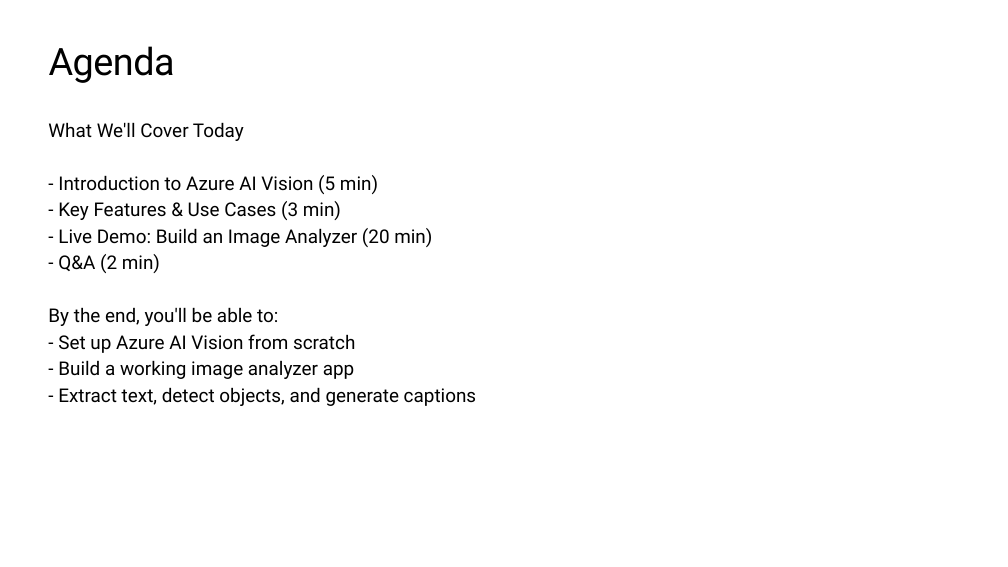
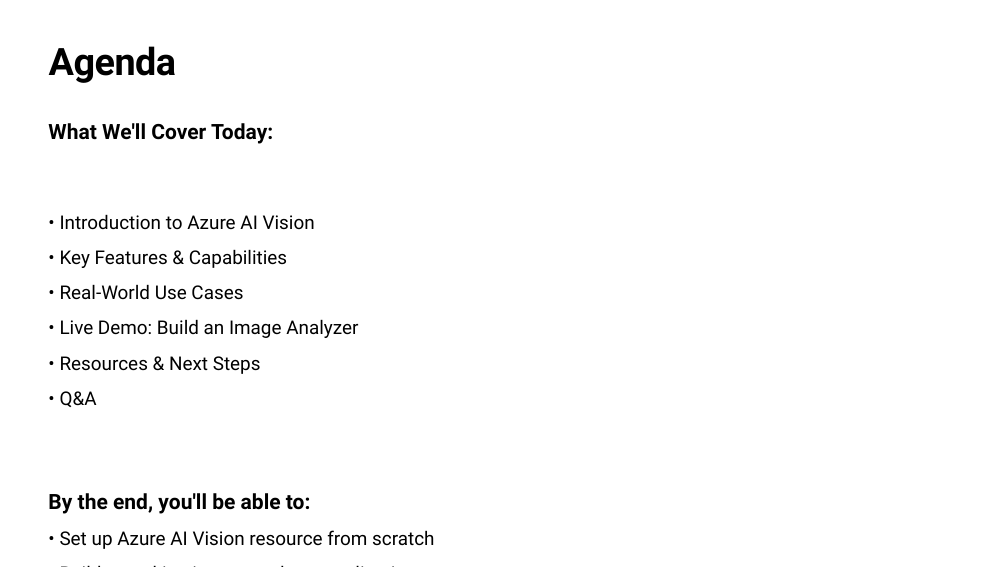
Before and after one commit to jainal09/azure-ai-vision-workshop, a slide deck: slide 4 of Azure_AI_Vision_Workshop.pptx. Drawn at 1008x567 pixels with LibreOffice and Linux fonts; fonts in the diff are those of the drawing; background and template pictures are left out. Boxes give left, top, right and bottom in pixels: in the first picture for what was removed or moved away, otherwise in the second. Text is boxed around its words. In the diff, an @@ line names an element or a change of style, - is before the commit and + after.

```diff
--- a/Azure_AI_Vision_Workshop.pptx
+++ b/Azure_AI_Vision_Workshop.pptx
@@ title "Agenda" at (x1=49, y1=46, x2=177, y2=83): bold on @@
@@ text at (x1=48, y1=123, x2=358, y2=407): text changed @@
-What We'll Cover Today
-- Introduction to Azure AI Vision (5 min)
-- Key Features & Use Cases (3 min)
-- Live Demo: Build an Image Analyzer (20 min)
-- Q&A (2 min)
+What We'll Cover Today:
+• Introduction to Azure AI Vision
+• Key Features & Capabilities
+• Real-World Use Cases
+• Live Demo: Build an Image Analyzer
+• Resources & Next Steps
+• Q&A
@@ text at (x1=48, y1=493, x2=311, y2=514): size 18 to 20 pt, bold on in "By the end, you'll be able to:"; more space between paragraphs @@
@@ text at (x1=60, y1=530, x2=434, y2=549): text changed @@
-- Set up Azure AI Vision from scratch
-- Build a working image analyzer app
-- Extract text, detect objects, and generate captions
+• Set up Azure AI Vision resource from scratch
+• Build a working image analyzer application
+• Extract text, detect objects, and generate captions from images
```
Also in this commit, not shown: 10 other slides changed, 2 other files.
